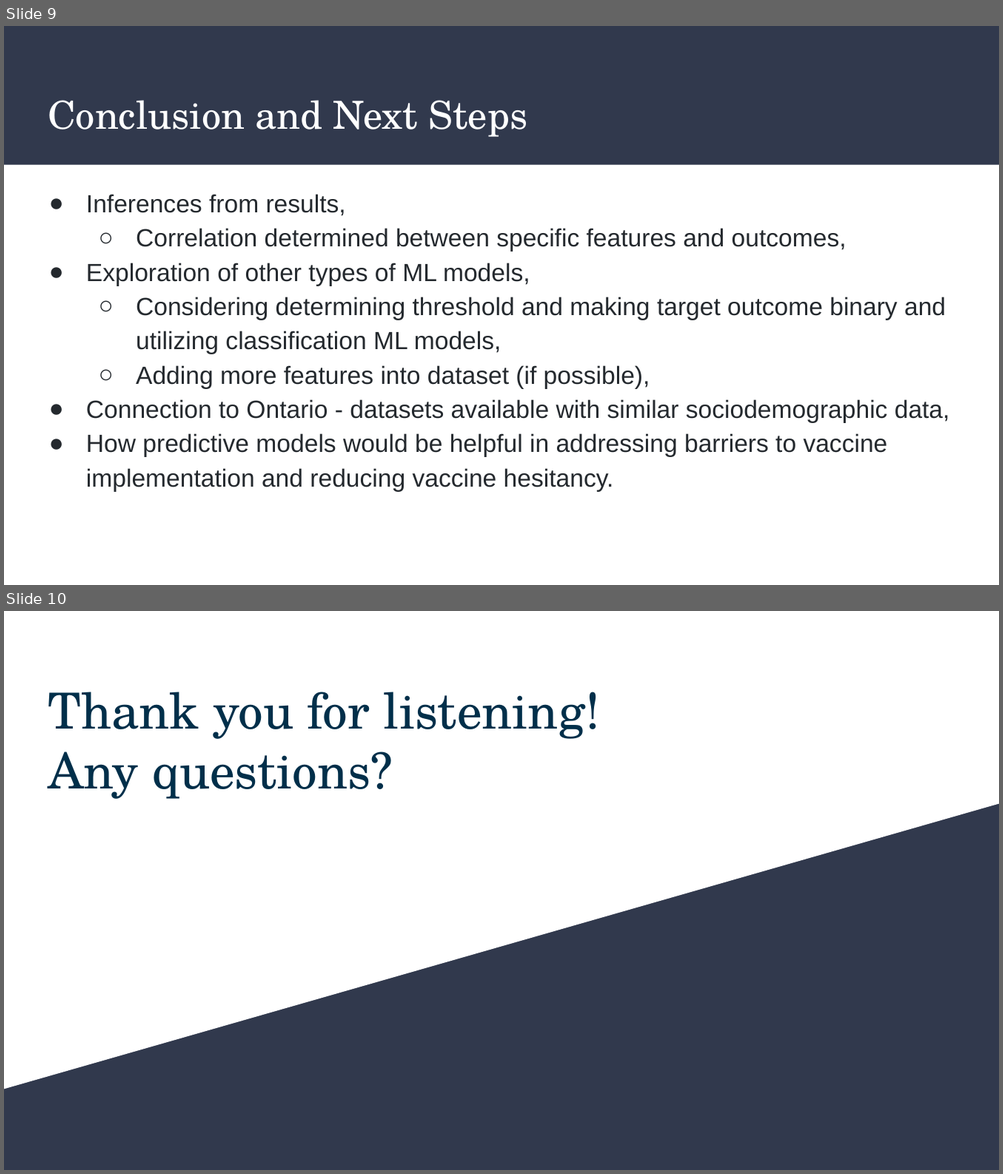
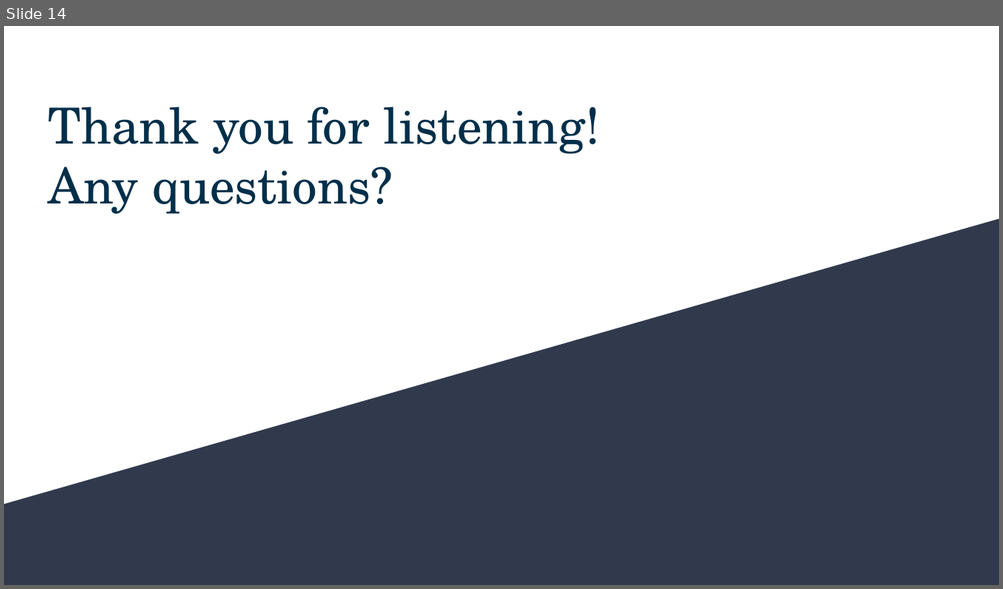
Before and after one commit to AaraniSivasekaram/Predictive_Modelling_Project, a slide deck: Vaccine Hesitancy Presentation.pptx. Shown one above the other, each under a label of ours: slides 9 and 10 before the commit, slide 14 after it. The pictures are 1003x1174 and 1003x589 pixels, drawn with LibreOffice and Linux fonts; fonts in the diff are those of the drawing. Boxes give left, top, right and bottom in pixels: in the first picture for what was removed or moved away, otherwise in the second. Text is boxed around its words. In the diff, an @@ line names an element or a change of style, - is before the commit and + after.

Commit message:
Updated presentation and included data viz images

```diff
--- a/Vaccine Hesitancy Presentation.pptx
+++ b/Vaccine Hesitancy Presentation.pptx
@@ slide 9 removed at box(4, 26, 999, 585), background #FFFFFF @@
@@ rectangle removed at box(4, 26, 999, 165) @@
@@ title removed at box(48, 100, 527, 137) @@
-Conclusion and Next Steps
@@ text removed at box(86, 194, 950, 491) @@
-● Inferences from results,
-  ○ Correlation determined between specific features and outcomes,
-● Exploration of other types of ML models,
-  ○ Considering determining threshold and making target outcome binary and utilizing classification ML models,
-  ○ Adding more features into dataset (if possible),
-● Connection to Ontario - datasets available with similar sociodemographic data,
-● How predictive models would be helpful in addressing barriers to vaccine implementation and reducing vaccine hesitancy.
@@ what was slide 10 is now slide 14 @@
```
Also in this commit, not shown: 7 slides changed, 6 slides added, 1 other slide removed.
